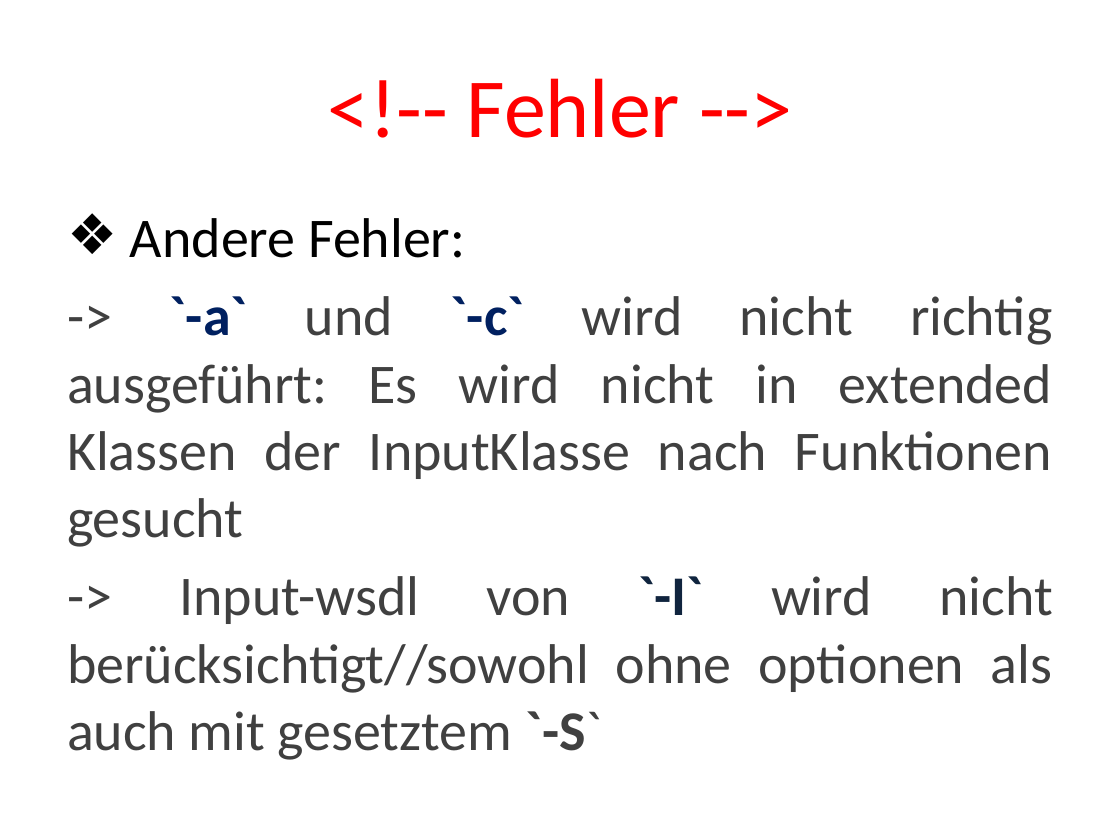
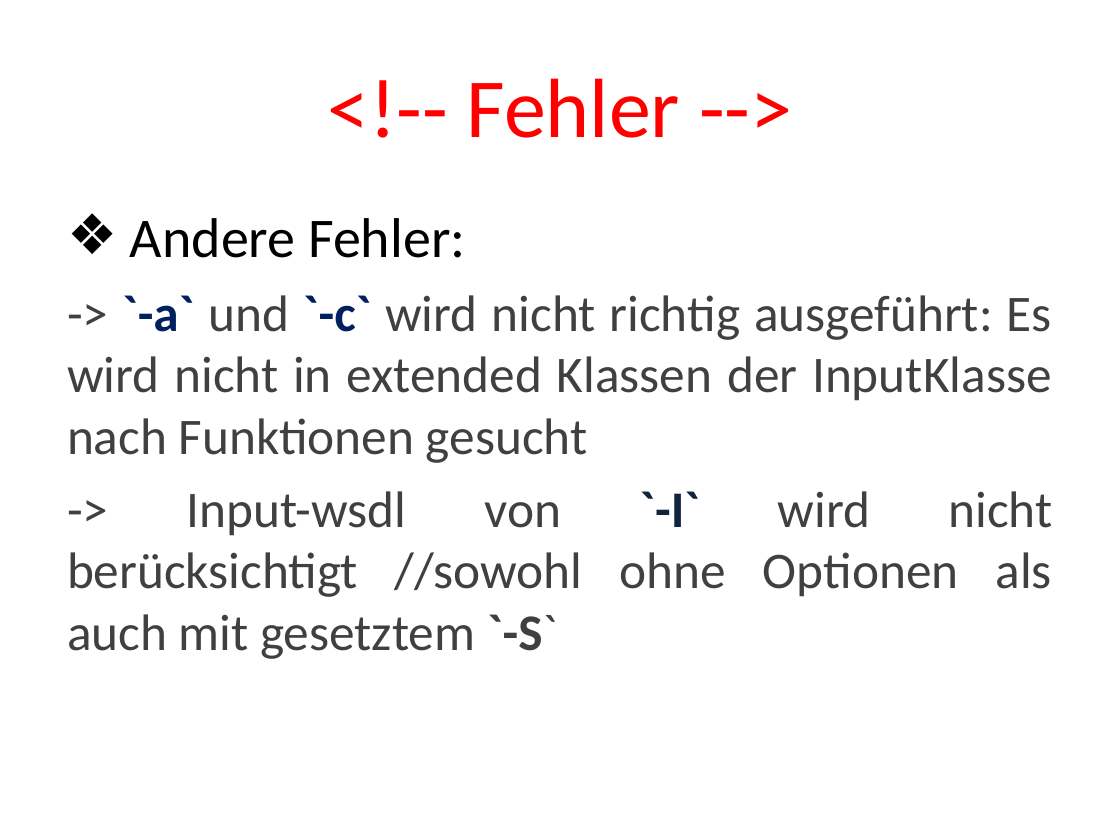
Before and after one commit to mostermann96/SWT2, a slide deck: slide 12 of 5_Regressionstests/Main_v2/Präsentation.pptx. Drawn at 1120x840 pixels with LibreOffice and Linux fonts; fonts in the diff are those of the drawing. Boxes give left, top, right and bottom in pixels: in the first picture for what was removed or moved away, otherwise in the second. Text is boxed around its words. In the diff, an @@ line names an element or a change of style, - is before the commit and + after.

```diff
--- a/5_Regressionstests/Main_v2/Präsentation.pptx
+++ b/5_Regressionstests/Main_v2/Präsentation.pptx
@@ text at (67,295,1052,463): size 36 to 33 pt in "-> `-a` und `-c` wird nicht richtig ..." @@
@@ text at (67,491,1052,659): text changed; size 36 to 33 pt @@
--> Input-wsdl von `-I` wird nicht berücksichtigt//sowohl ohne optionen als auch mit gesetztem `-S`
+-> Input-wsdl von `-I` wird nicht berücksichtigt //sowohl ohne Optionen als auch mit gesetztem `-S`
```
Also in this commit, not shown: 10 other slides changed, 1 slide added.
